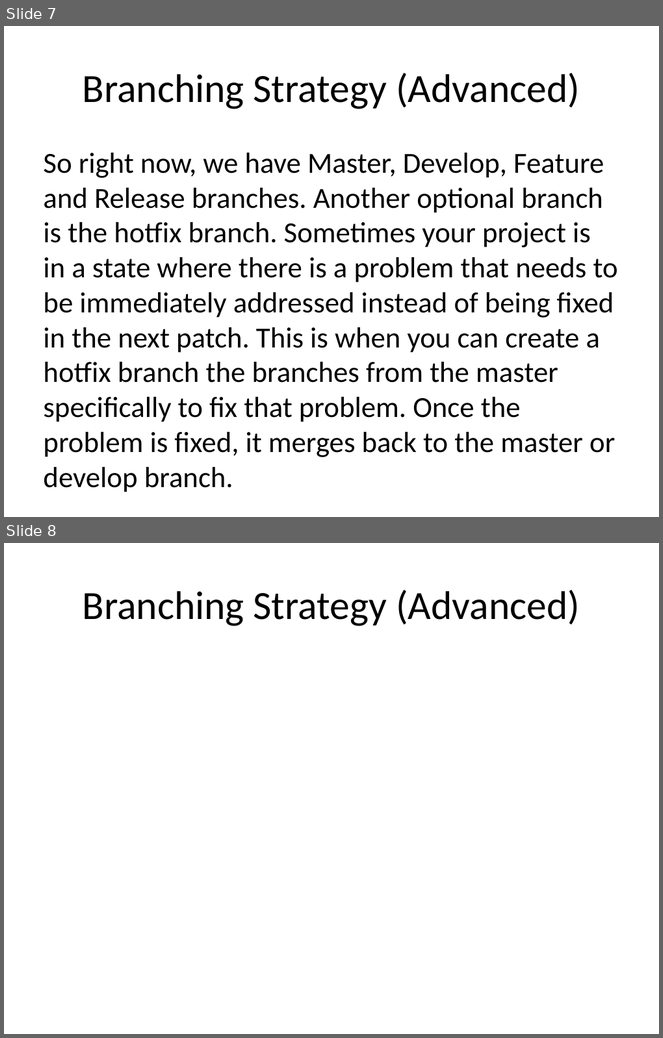
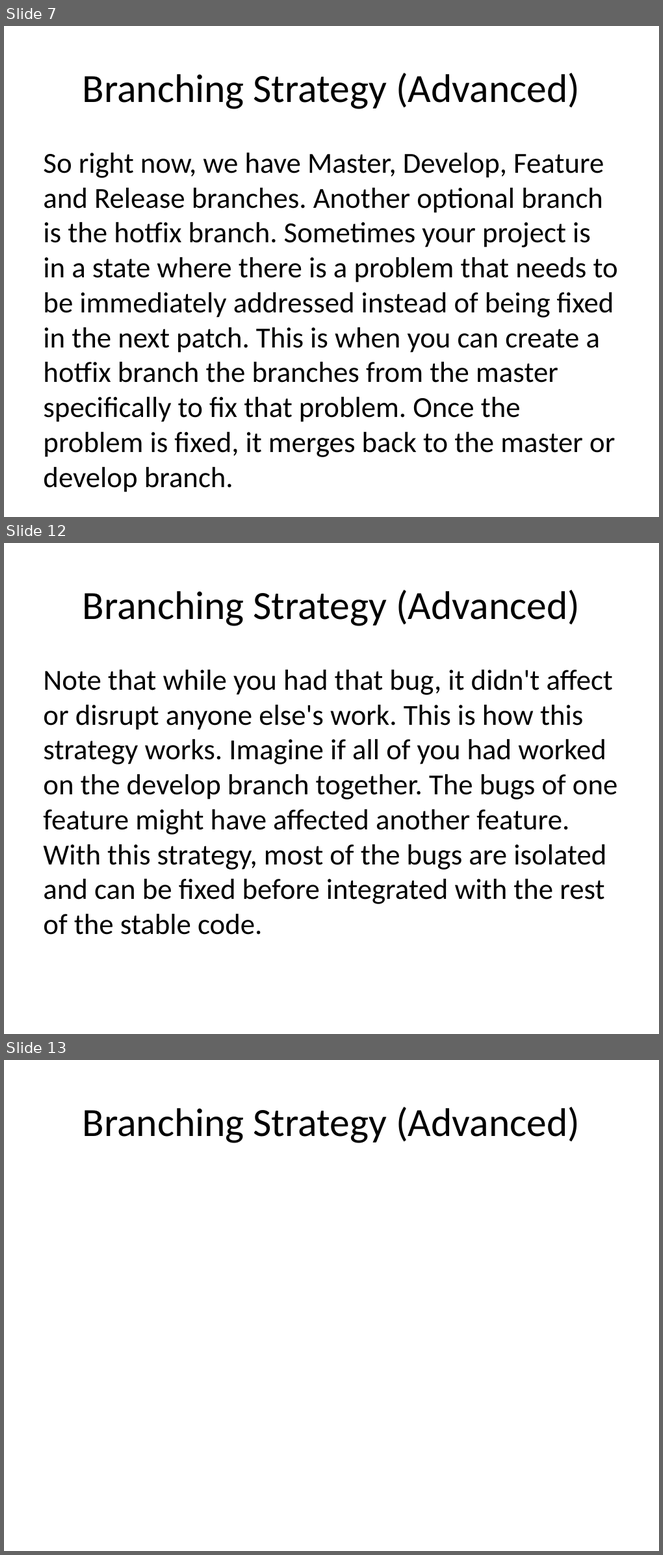
Before and after one commit to JaceTan/programming-notes, a slide deck: Branching Strategy (Advanced).pptx. Shown one above the other, each under a label of ours: slides 7 and 8 before the commit, slides 7, 12 and 13 after it; the slides between them are not shown. The pictures are 663x1038 and 663x1555 pixels, drawn with LibreOffice and Linux fonts; fonts in the diff are those of the drawing. Boxes give left, top, right and bottom in pixels: in the first picture for what was removed or moved away, otherwise in the second. Text is boxed around its words. In the diff, an @@ line names an element or a change of style, - is before the commit and + after.

Commit message:
added example walkthrough for Advanced Branching Strat

```diff
--- a/Branching Strategy (Advanced).pptx
+++ b/Branching Strategy (Advanced).pptx
@@ slide 12 added at (4, 543, 659, 1034), background #FFFFFF @@
@@ title added at (83, 590, 580, 626), 44 pt, text #000000 @@
+Branching Strategy (Advanced)
@@ text added at (43, 670, 618, 935), 32 pt, text #000000 @@
+Note that while you had that bug, it didn't affect or disrupt anyone else's work. This is how this strategy works. Imagine if all of you had worked on the develop branch together. The bugs of one feature might have affected another feature. With this strategy, most of the bugs are isolated and can be fixed before integrated with the rest of the stable code.
@@ what was slide 8 is now slide 13 @@
```
Also in this commit, not shown: 4 other slides added.
